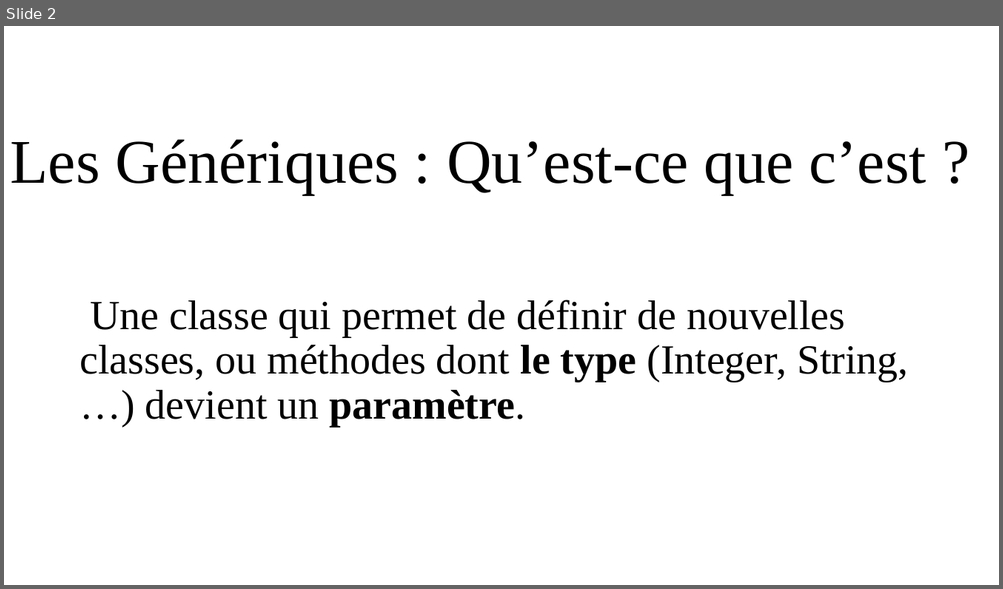
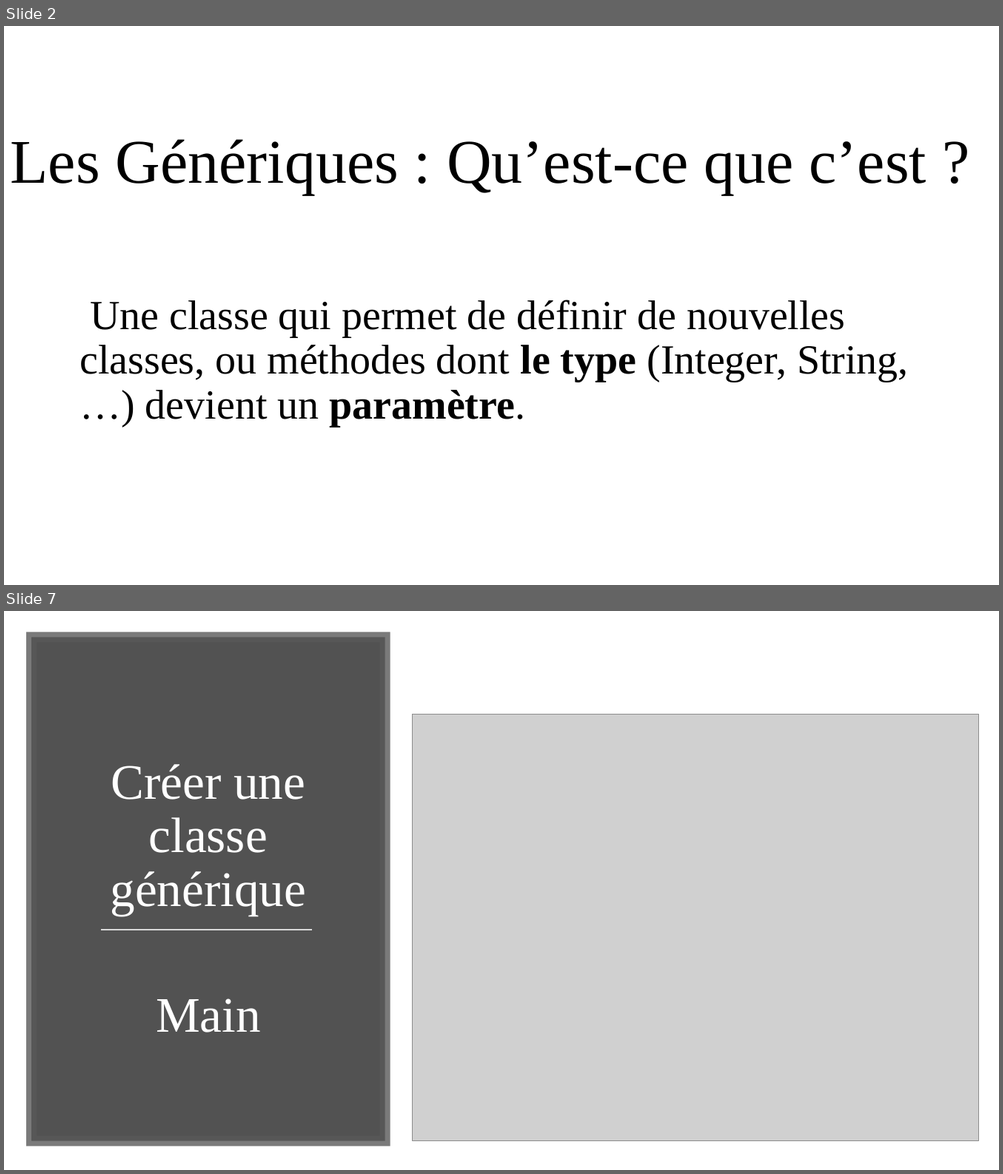
Before and after one commit to LucasDenele/CSharp2018-2019, a slide deck: ClasseC#.pptx. Shown one above the other, each under a label of ours: slide 2 before the commit, slides 2 and 7 after it; the slides between them are not shown. The pictures are 1003x589 and 1003x1174 pixels, drawn with LibreOffice and Linux fonts; fonts in the diff are those of the drawing; grey boxes stand for pictures. Boxes give left, top, right and bottom in pixels: in the first picture for what was removed or moved away, otherwise in the second. Text is boxed around its words. In the diff, an @@ line names an element or a change of style, - is before the commit and + after.

Commit message:
Update ClasseC#.pptx
ppt

```diff
--- a/ClasseC#.pptx
+++ b/ClasseC#.pptx
@@ slide 7 added at [4,611,999,1170], background #FFFFFF @@
@@ rectangle added at [31,637,385,1142], fill #404040 at 90% opacity, outline #595959 10 pt @@
@@ picture added at [413,714,979,1142] @@
@@ text added at [110,764,306,916], 48 pt, text #FFFFFF @@
+Créer une classe générique
@@ line added from (101, 931) to (312, 931), #D9D9D9 1.75 pt @@
@@ text added at [156,999,261,1033], 48 pt, text #FFFFFF @@
+Main
```
Also in this commit, not shown: 2 slides changed, 4 other slides added.
